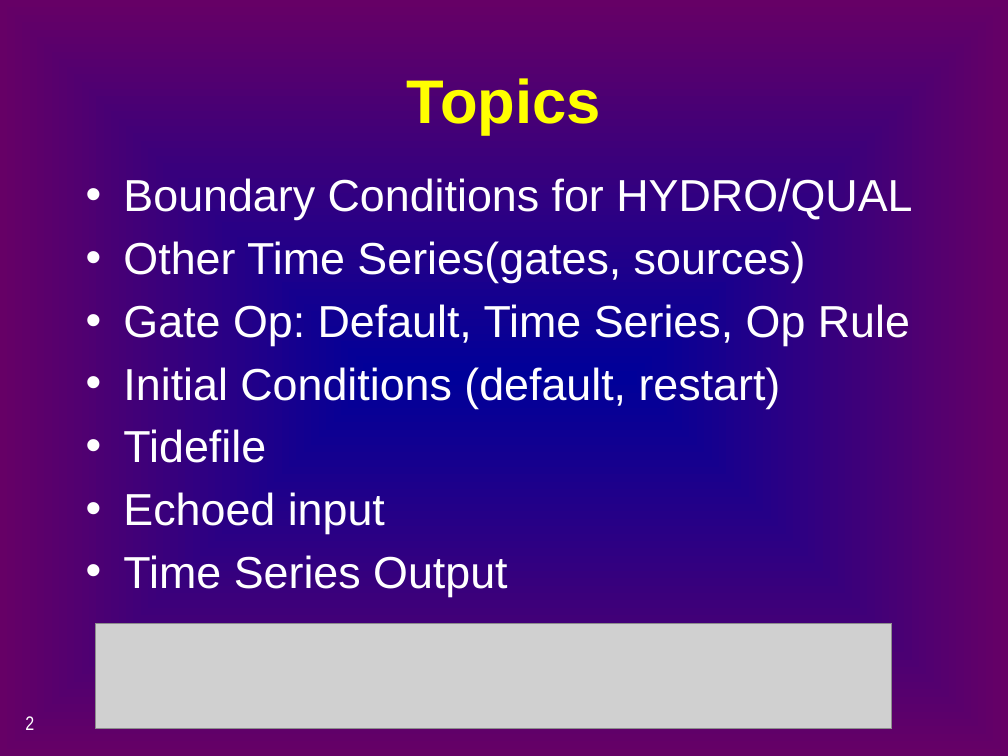
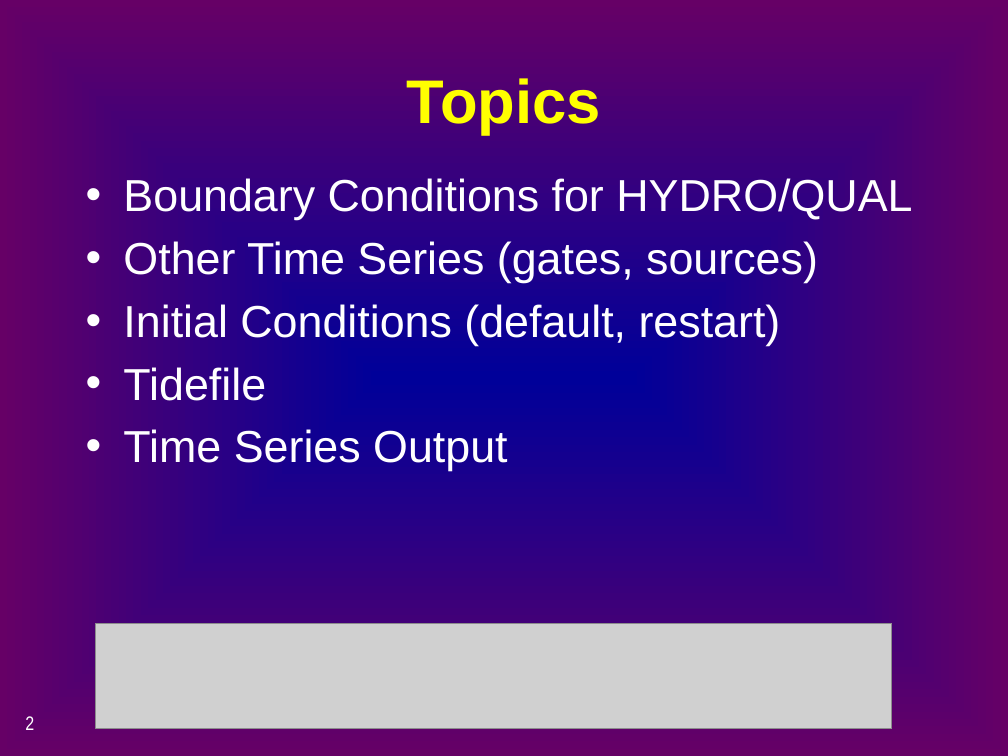
Before and after one commit to CADWRDeltaModeling/dsm2, a slide deck: slide 2 of dsm2/presentations/p4_simulation_data.pptx. Drawn at 1008x756 pixels with LibreOffice and Linux fonts; fonts in the diff are those of the drawing; grey boxes stand for pictures. Boxes give left, top, right and bottom in pixels: in the first picture for what was removed or moved away, otherwise in the second. Text is boxed around its words. In the diff, an @@ line names an element or a change of style, - is before the commit and + after.

```diff
--- a/dsm2/presentations/p4_simulation_data.pptx
+++ b/dsm2/presentations/p4_simulation_data.pptx
@@ text at (123,241,818,283): text changed @@
-• Other Time Series(gates, sources)
-• Gate Op: Default, Time Series, Op Rule
+• Other Time Series (gates, sources)
@@ text at (123,492,385,534): paragraph removed @@
-• Echoed input
```
Also in this commit, not shown: 9 other slides changed, 3 slides added, 6 slides removed.
